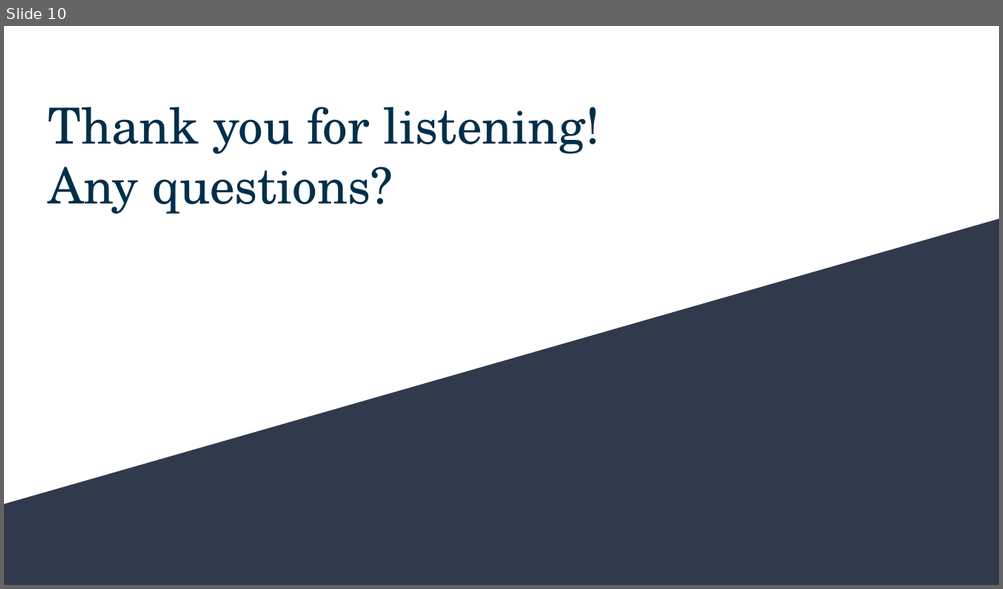
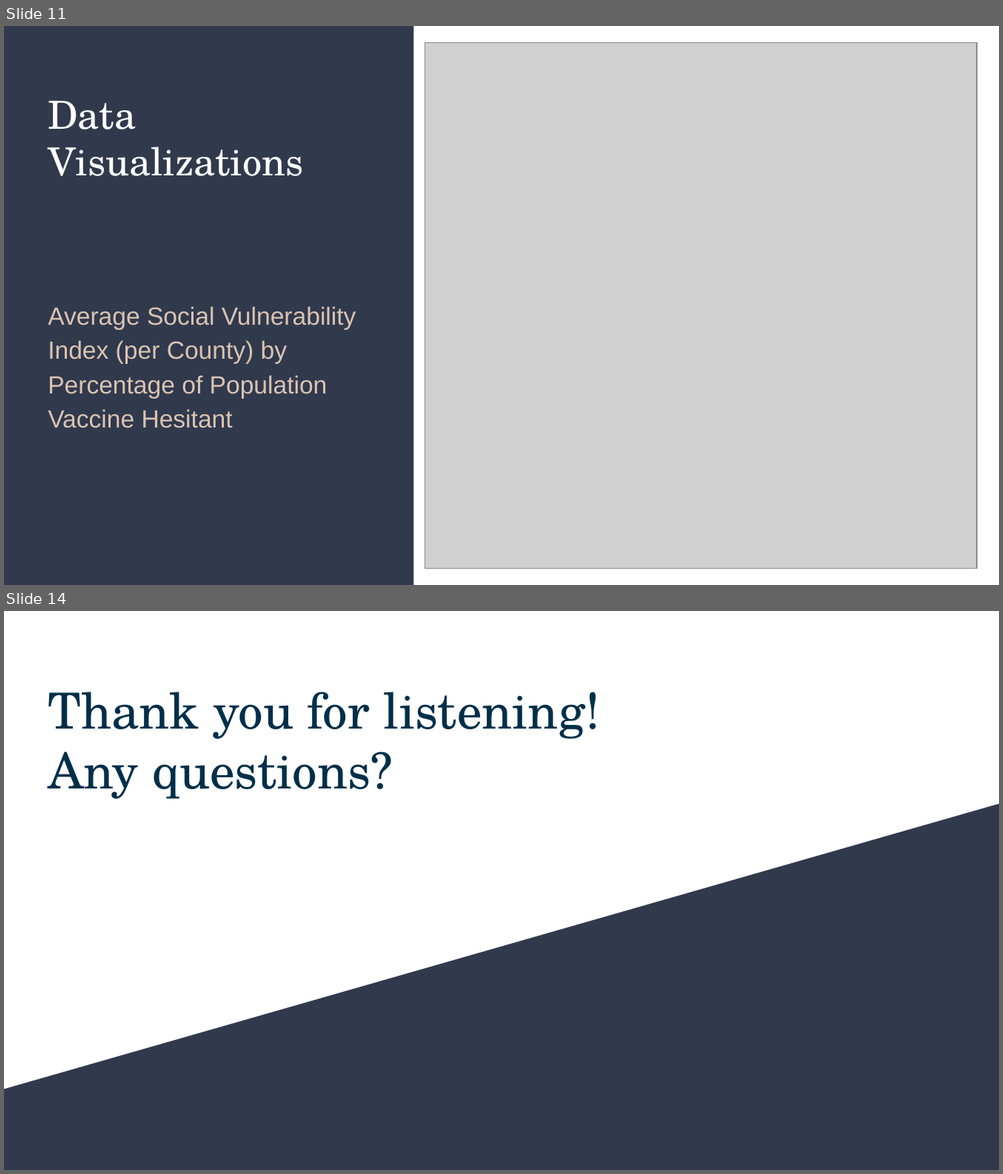
Before and after one commit to AaraniSivasekaram/Predictive_Modelling_Project, a slide deck: Vaccine Hesitancy Presentation.pptx. Shown one above the other, each under a label of ours: slide 10 before the commit, slides 11 and 14 after it; the slides between them are not shown. The pictures are 1003x589 and 1003x1174 pixels, drawn with LibreOffice and Linux fonts; fonts in the diff are those of the drawing; grey boxes stand for pictures. Boxes give left, top, right and bottom in pixels: in the first picture for what was removed or moved away, otherwise in the second. Text is boxed around its words. In the diff, an @@ line names an element or a change of style, - is before the commit and + after.

Commit message:
Updated presentation and included data viz images

```diff
--- a/Vaccine Hesitancy Presentation.pptx
+++ b/Vaccine Hesitancy Presentation.pptx
@@ slide 11 added at box(4, 26, 999, 585), background #FFFFFF @@
@@ rectangle added at box(4, 26, 414, 585), fill #31394D @@
@@ picture added at box(425, 43, 976, 569) @@
@@ title added at box(48, 101, 303, 176), 28 pt, text #FFFFFF @@
+Data Visualizations
@@ text added at box(48, 306, 356, 429), 18 pt, text #D9C4B1 @@
+Average Social Vulnerability Index (per County) by Percentage of Population Vaccine Hesitant
@@ what was slide 10 is now slide 14 @@
```
Also in this commit, not shown: 7 slides changed, 5 other slides added, 2 slides removed.
